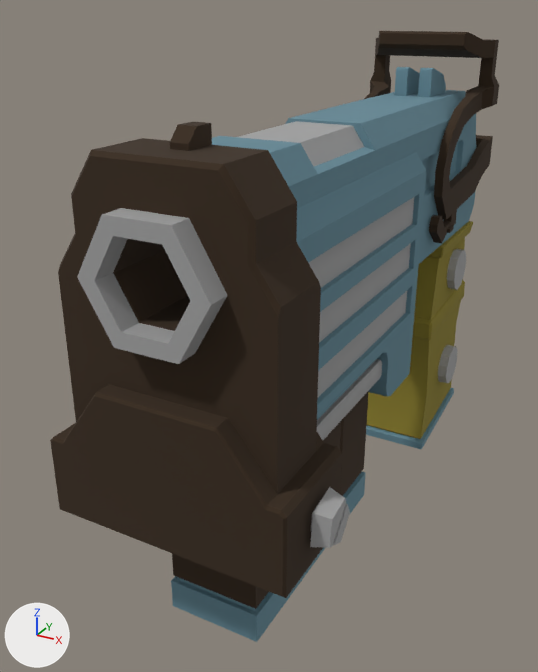
Before and after pictures for a commit that changed the glTF model src/data/models.glb.
Rendered twice from a 50 mm camera at (1.508, -0.692, 0.285) aimed at (1.179, -0.092, -0.015). Every picture has the same lights, and +X, +Y and +Z are marked at lower left. Where no turn or scale is listed for an object, it has been applied to the vertices.

Names of what the first picture shows: 'Cube.001_Material.001_0', 'Cube.001_Material.003_0', 'Cube.001_Material_0', 'Cube.004_Material.002_0', 'Cube.005_Material.003_0', 'Cube.008_Material.002_0', 'Cube_Material.002_0', 'Cube_Material_0', 'Cylinder.005_Material.003_0', 'Cylinder_Material.003_0'.
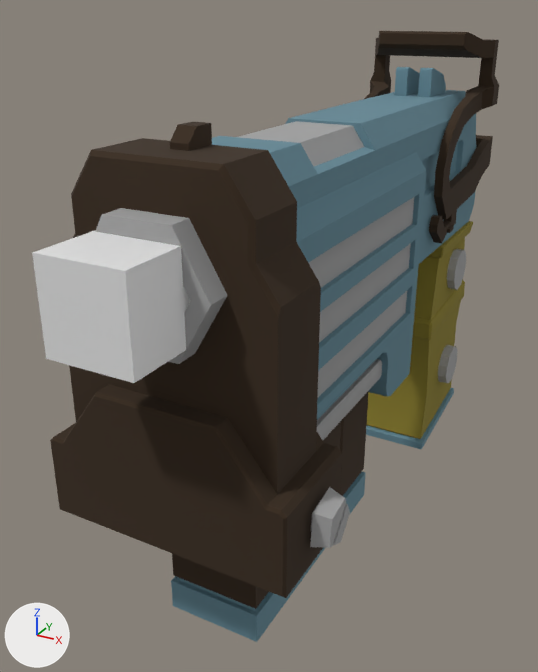
Commit message: adds bullets

What differs and where, as boxes [x1, y1, x2, y2] in the pictures (538 x 672 px):
'bullet_spawn', added: after [32, 230, 190, 383]

Edits to the bpy script that builds the scene:
```text
Add me_cube_001:
    me_cube_001.from_pydata(...)  # a box spanning x -1.0..1.0, y -1.0..1.0, z -1.0..1.0
Add ob_bullet_spawn:
    ob_bullet_spawn = bpy.data.objects.new('bullet_spawn', me_cube_001)
    ob_bullet_spawn.parent = ob_rootnode
    ob_bullet_spawn.location = (0.17, -36.79, 12.25)
    ob_bullet_spawn.scale = (-3.31, -3.31, -3.31)
```
